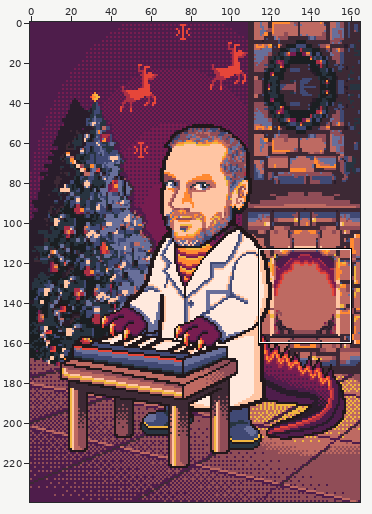
File history of a pixel-art file, 25/SW/src/assets/main.aseprite. Above: a wide view before the commit, with the close-up outlined.
Close-up. First the earlier version:
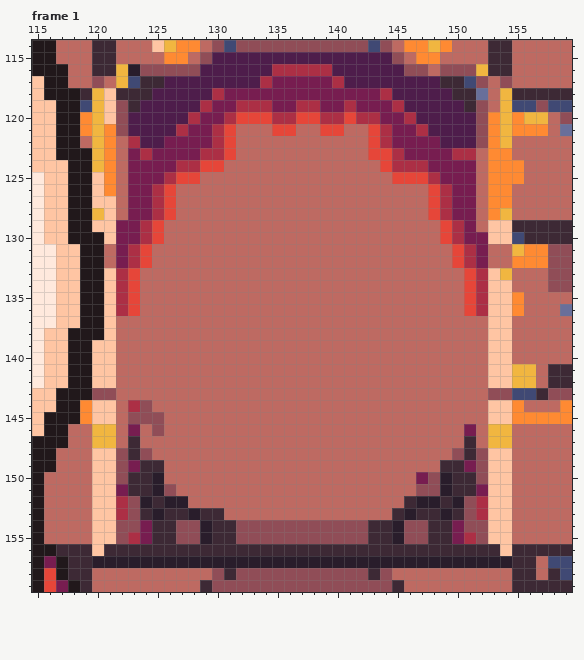
165x240 pixels, 12 frames. Shown: frame 1: x 115..159, y 114..159. The commit also changed other frames or places, which this record leaves out.
After the commit:
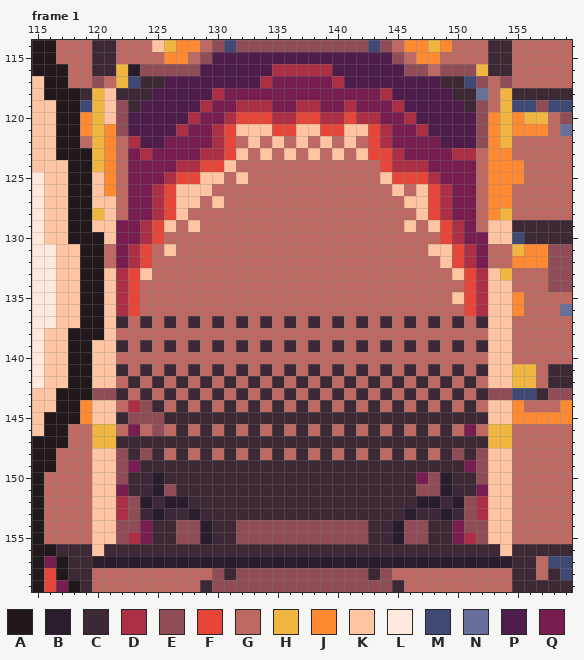
Palette (. is transparent): A #21181b  B #291d2b  C #3d2935  D #ac2f45  E #904d57  F #e64639  G #be6a62  H #f1b640  J #ff8a32  K #ffc5a3  L #ffe9dd  M #404974  N #686f9a  P #4e1d4b  Q #771d50
The commit says: Improved fire and fireplace colors.
From old to new:
Changed rows in their new state; - is an unchanged pixel.
Frame 1, layer "background/fireplace":
first column x 122:
121 ----------KKK--KK--KK----------
122 -----------K-K-K-K-K-----------
123 ----------K-K-K-K-K-K----------
124 ---------K---------------------
125 -------KK-K-----------K--------
126 -----KKK---------------K-K-----
127 -----KK-K---------------KK-----
128 -----K-------------------K-----
129 ----K-K-----------------K-K----
131 ----K---------------------KK---
132 ---------------------------K---
133 --K-------------------------K--
135 ----------------------------K--
137 C-C-C-C-C-C-C-C-C-C-C-C-C-C-C-C
139 C-C-C-C-C-C-C-C-C-C-C-C-C-C-C-C
141 C-C-C-C-C-C-C-C-C-C-C-C-C-C-C-C
142 -C-C-C-C-C-C-C-C-C-C-C-C-C-C-C-
143 C-C-C-C-C-C-C-C-C-C-C-C-C-C-C-C
144 ---C-C-C-C-C-C-C-C-C-C-C-C-C-C-
145 C---CCCCCCCCCCCCCCCCCCCCCCCCCCC
146 -----C-C-C-C-C-C-C-C-C-C-C-C---
147 C-CCCCCCCCCCCCCCCCCCCCCCCCCCC-C
148 ---C-C-C-C-C-C-C-C-C-C-C-C-C---
149 ----CCCCCCCCCCCCCCCCCCCCCCC----
150 ----CCCCCCCCCCCCCCCCCCCCC------
151 -----CCCCCCCCCCCCCCCCCCCC------
152 ------CCCCCCCCCCCCCCCCCC-------
153 ---------CCCCCCCCCCCCCC--------
